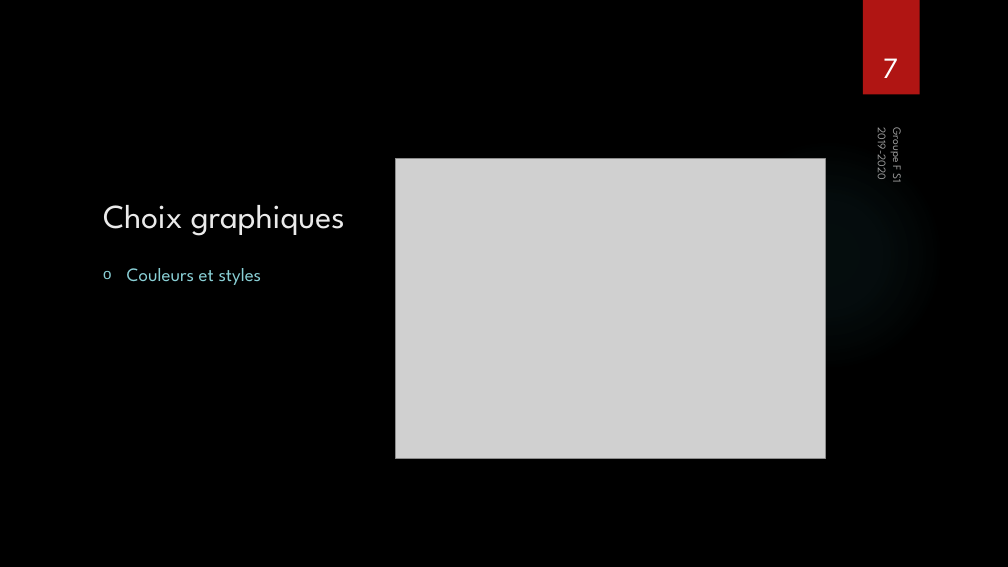
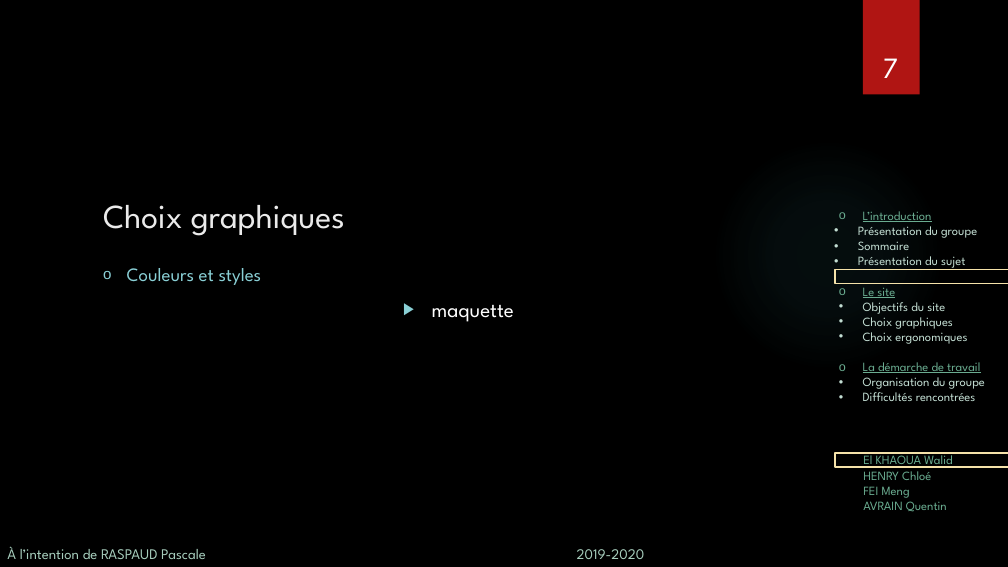
Before and after one commit to wldl/ptut, a slide deck: slide 7 of soutenance/Soutenance.pptx. Drawn at 1008x567 pixels with LibreOffice and Linux fonts; fonts in the diff are those of the drawing; grey boxes stand for pictures; background and template pictures are left out. Boxes give left, top, right and bottom in pixels: in the first picture for what was removed or moved away, otherwise in the second. Text is boxed around its words. In the diff, an @@ line names an element or a change of style, - is before the commit and + after.

```diff
--- a/soutenance/Soutenance.pptx
+++ b/soutenance/Soutenance.pptx
@@ text removed at (x1=874, y1=132, x2=891, y2=179) @@
-2019-2020
@@ text removed at (x1=889, y1=130, x2=906, y2=182) @@
-Groupe F S1
@@ picture removed at (x1=395, y1=159, x2=825, y2=459) @@
@@ text added at (x1=858, y1=211, x2=985, y2=401), 12 pt, text #C3DED3 @@
+  o L’introduction
+  • Présentation du groupe
+  • Sommaire
+  • Présentation du sujet
+  o Le site
+  • Objectifs du site
+  • Choix graphiques
+  • Choix ergonomiques
+  o La démarche de travail
+  • Organisation du groupe
+  • Difficultés rencontrées
@@ rectangle added at (x1=836, y1=270, x2=1008, y2=284), outline #F5E2A9 1.5 pt @@
@@ text added at (x1=432, y1=305, x2=514, y2=322), 20 pt, text #FFFFFF @@
+▶ maquette
@@ rectangle added at (x1=836, y1=453, x2=1008, y2=467), outline #F5E2A9 1.5 pt @@
@@ text added at (x1=863, y1=451, x2=953, y2=512), 12 pt, text #6AAC90 @@
+El KHAOUA Walid
+HENRY Chloé
+FEI Meng
+AVRAIN Quentin
@@ text added at (x1=7, y1=546, x2=645, y2=559), 14 pt, text #A6CDBC @@
+À l’intention de RASPAUD Pascale 2019-2020
```
Also in this commit, not shown: 10 other slides changed, 1 slide added, 1 slide removed, 3 other files.
